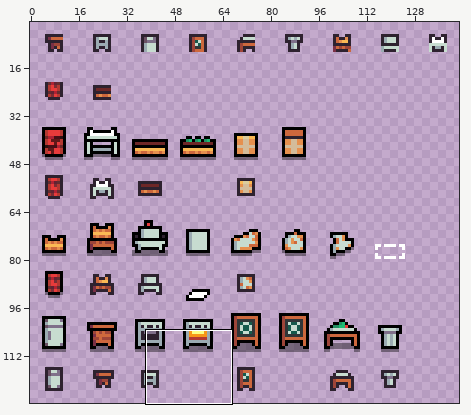
A pixel-art file gets an edit: Projects/TastyRoad/Assets/Sprites/stations.aseprite. Above: a wide view before the commit, with the close-up outlined.
Close-up. Before:
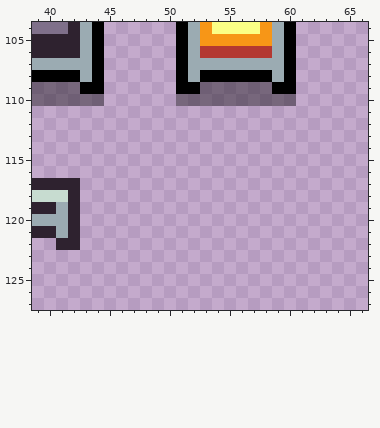
144x128 pixels, 1 frame. Shown: x 39..66, y 104..127. The wide view leaves out empty margins.
After:
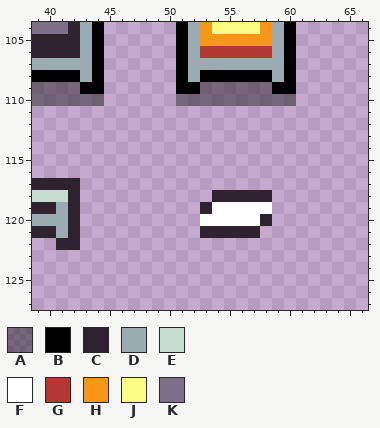
Palette (. is transparent): A #00000064  B #000000  C #2e222f  D #9babb2  E #c7dcd0  F #ffffff  G #b33831  H #f79617  J #fbff86  K #7f708a
From old to new:
Layer "Layer 1":
y 118: x 54..58 ..... -> CCCCC
y 119: x 53..58 ...... -> CFFFFF
y 120: x 53..58 ...... -> FFFFFC
y 121: x 53..57 ..... -> CCCCC
Where, in picture pixels (left, top, right, bottom), the same in both close-ups:
added: (200, 190, 272, 238)
